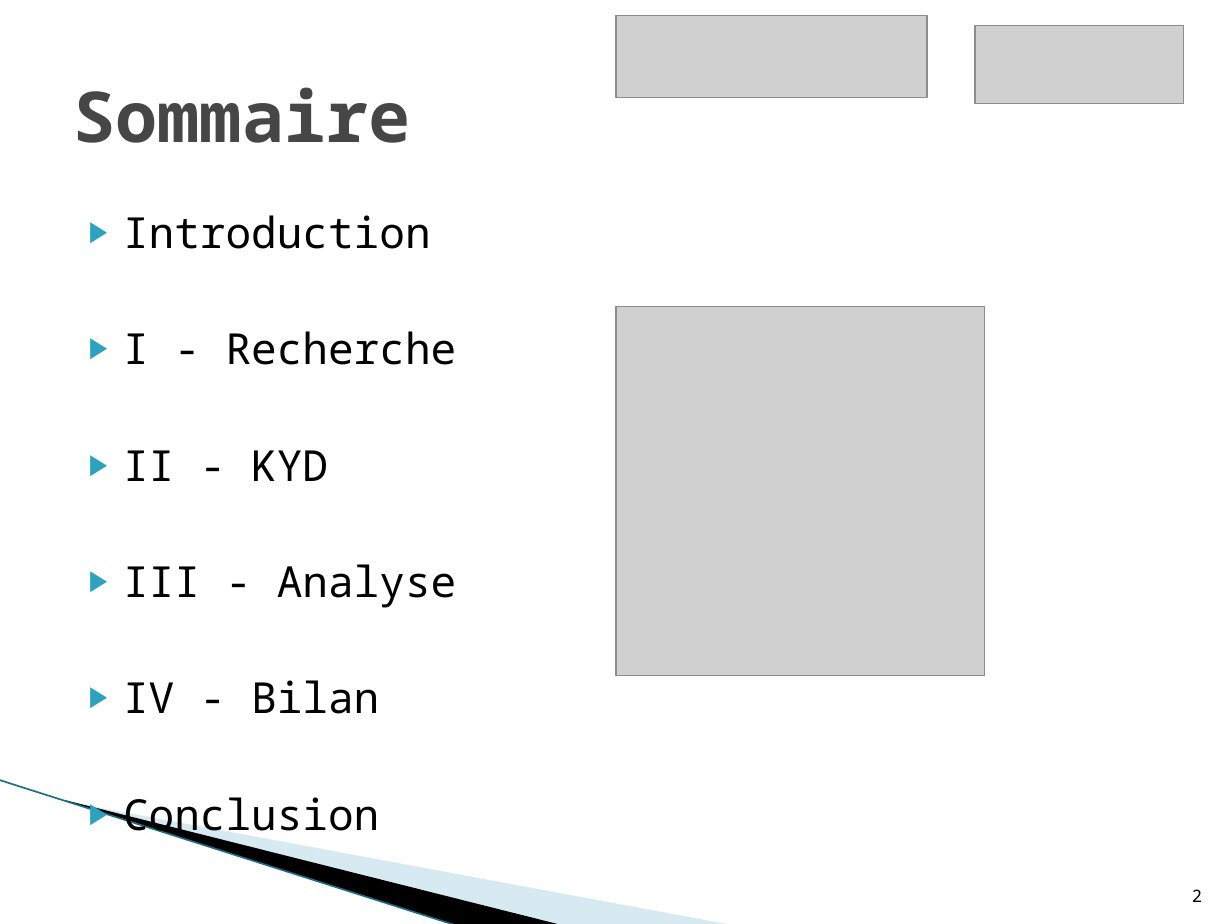
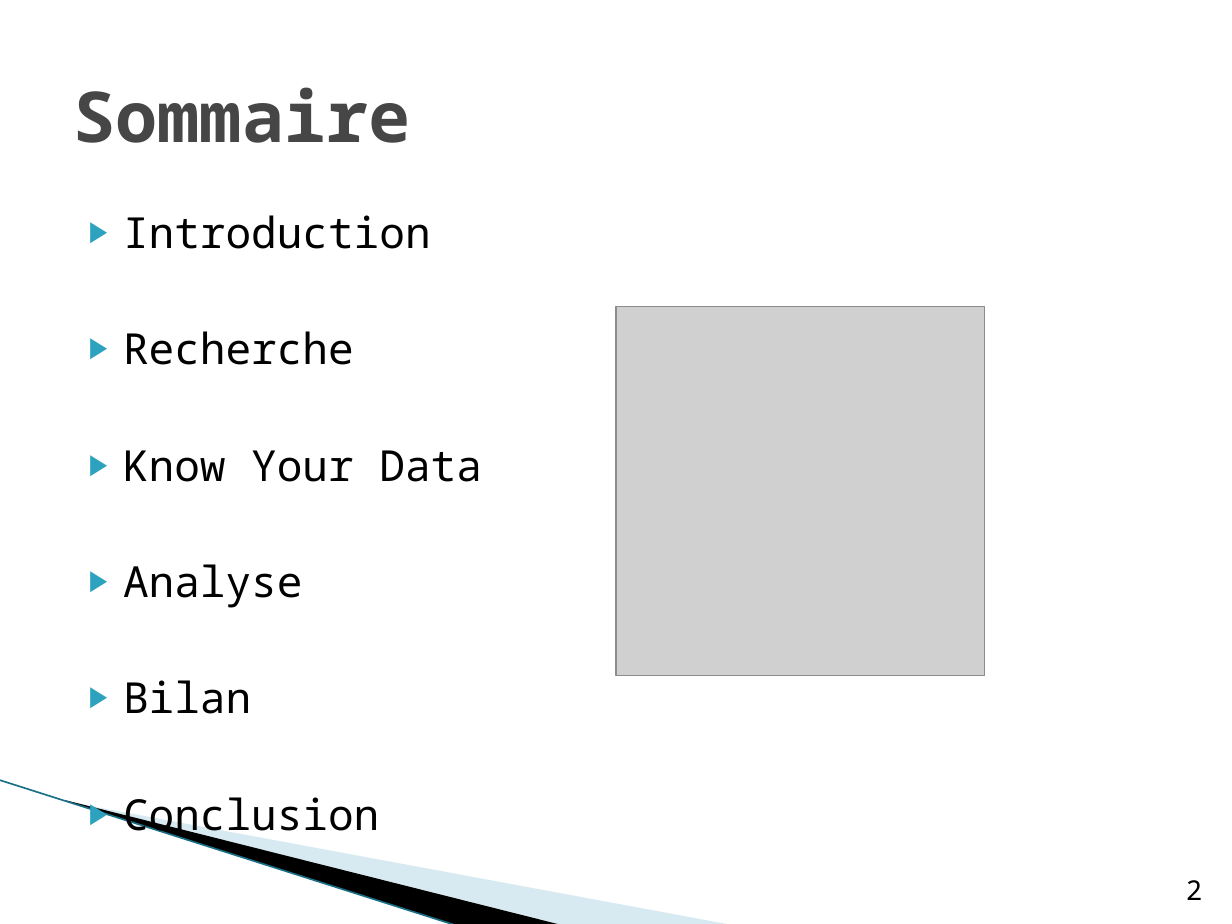
Before and after one commit to hyptos/kyd, a slide deck: slide 2 of docs/TER.pptx. Drawn at 1232x924 pixels with LibreOffice and Linux fonts; fonts in the diff are those of the drawing; grey boxes stand for pictures; background and template pictures are left out. Boxes give left, top, right and bottom in pixels: in the first picture for what was removed or moved away, otherwise in the second. Text is boxed around its words. In the diff, an @@ line names an element or a change of style, - is before the commit and + after.

```diff
--- a/docs/TER.pptx
+++ b/docs/TER.pptx
@@ picture removed at <box>616,16,928,99</box> @@
@@ picture removed at <box>975,26,1183,103</box> @@
@@ text at <box>123,331,482,714</box>: text changed @@
-▶ I - Recherche
-▶ II - KYD
-▶ III - Analyse
-▶ IV - Bilan
+▶ Recherche
+▶ Know Your Data
+▶ Analyse
+▶ Bilan
@@ page number at <box>1186,880,1202,900</box>: size 10 to 16 pt @@
```
Also in this commit, not shown: 14 other slides changed, 1 slide removed, 2 other files.
